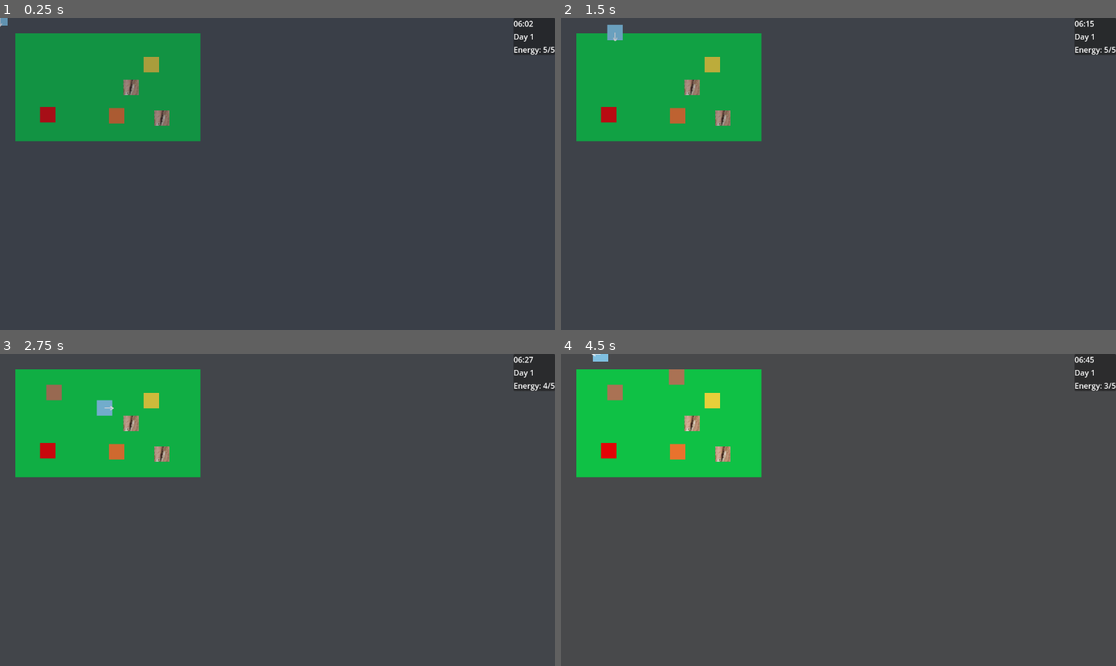
Above: before the commit, frames 1-4 (two rows, left to right).
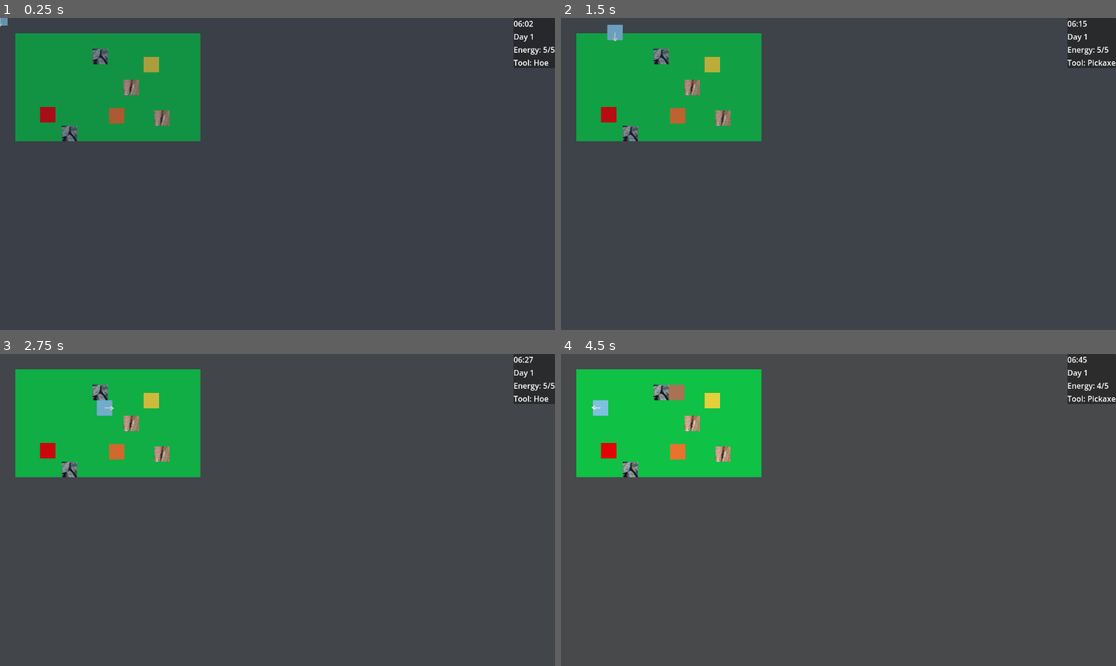
Above: after the commit, the same moments.

Repository: Elias-Fariz/agri-cultured
Game: Godot game, scene res://tscn/Farm.tscn
Two runs of this game, one before a commit and one after it. Both use one fixed random seed, a clock stepped at 60 frames per second and the inputs below.
Inputs:
- Up to frame 1 (0.25 s): no input
- Up to frame 2 (1.5 s): tap Enter at 0.5 s; hold D (move_right) 0.53-1.28 s; hold Space (tool) 0.53-1.28 s; tap Q (tool_next, bound only after the commit) at 0.8, 1.35 s; hold S (move_down) from 1.28 s (still down)
- Up to frame 3 (2.75 s): tap Space (tool) at 1.55 s; release S (move_down) at 2.03 s; hold D (move_right) from 2.03 s (still down); hold E (interact) from 2.03 s (still down); tap Q (tool_next, bound only after the commit) at 2.3 s
- Up to frame 4 (4.5 s): release D (move_right) at 2.78 s; release E (interact) at 2.78 s; hold W (move_up) 2.78-3.53 s; tap P (plant_seed) at 2.85 s; tap Space (tool) at 3.05 s; hold Space (tool) 3.53-4.28 s; hold A (move_left) from 3.53 s (still down); tap Q (tool_next, bound only after the commit) at 3.8, 4.35 s

The runs differ from the first frame. In frame 1, 0.6% of the frame differs, in the area x 11-100%, y 9-40%; in frame 2, 0.9%; in frame 3, 0.7%; in frame 4, 1.6%, in the area x 5-100%, y 0-40%.

Commit message:
rocks, tools, and saving
created second destructible rocks and general dictionary to add more later, different tools that can only break certain blocks, and saving the world so that changes made will persist through scene transitions

Diff:
--- a/project.godot
+++ b/project.godot
@@ -62,3 +62,8 @@
 "events": [Object(InputEventKey,"resource_local_to_scene":false,"resource_name":"","device":-1,"window_id":0,"alt_press …(192 unchanged characters)…
 ]
 }
+tool_next={
+"deadzone": 0.2,
+"events": [Object(InputEventKey,"resource_local_to_scene":false,"resource_name":"","device":-1,"window_id":0,"alt_pressed":false,"shift_pressed":false,"ctrl_pressed":false,"meta_pressed":false,"pressed":false,"keycode":0,"physical_keycode":81,"key_label":0,"unicode":113,"location":0,"echo":false,"script":null)
+]
+}
--- a/scripts/Farm.gd
+++ b/scripts/Farm.gd
@@ -14,10 +14,6 @@
 # Tree tileset info in Objects TileMap (tree.png atlas)
 @export var tree_source_id: int = 0        # likely 0 inside Objects TileMap
 @export var tree_coords: Vector2i = Vector2i(0, 0)
-
-# Chop settings
-@export var chops_to_fell: int = 3
-var tree_chops: Dictionary = {}  # { Vector2i: int }
 
 # --- Crop system ---
 @export var crops_source_id: int = 1  # IMPORTANT: set this to crops.png source ID in the Objects TileSet
@@ -38,12 +34,85 @@
 var crop_state: Dictionary = {}
 # --- Crop system ---
 
+# --- Destructibles (Objects TileMap) ---
+# Each destructible is defined by: source_id + atlas_coords -> behavior
+# hits: how many tool uses to destroy
+# drop: what goes into inventory
+var destructible_defs := {
+	"tree": {
+		"source_id": 0,
+		"atlas": Vector2i(0, 0),
+		"hits": 3,
+		"drop": "Wood",
+		"tool": GameState.ToolType.AXE,
+	},
+	"rock": {
+		"source_id": 2,
+		"atlas": Vector2i(0, 0),
+		"hits": 2,
+		"drop": "Stone",
+		"tool": GameState.ToolType.PICKAXE,
+	},
+}
+# Chop settings
+@export var chops_to_fell: int = 3
+var destructible_hits: Dictionary = {} # { Vector2i: int }
+# --- Destructibles ---
+
 func _ready() -> void:
+	_load_farm_state()
 	TimeManager.day_changed.connect(_on_day_changed)
 
 func _on_day_changed(_day: int) -> void:
 	_advance_all_crops_one_day()
 
+func _load_farm_state() -> void:
+	var map := GameState.get_map_state("Farm")
+
+	# -------- FIRST RUN: capture the painted world as the baseline --------
+	if not bool(map.get("has_initialized", false)):
+		print("Farm state not initialized yet. Capturing baseline from painted scene...")
+
+		# Capture whatever is currently painted in the scene
+		map["ground"] = {}
+		_save_tilemap_non_default(ground, map["ground"])
+
+		map["objects"] = {}
+		_save_tilemap_non_default(objects, map["objects"])
+
+		# Crop state starts empty unless you already planted some before saving
+		map["crops"] = {}
+		map["hits"] = {}
+
+		map["has_initialized"] = true
+
+		# Also ensure our runtime dictionaries start clean
+		crop_state.clear()
+		destructible_hits.clear()
+
+		print("Baseline captured. Ground:", map["ground"].size(), " Objects:", map["objects"].size())
+		return
+
+	# -------- NORMAL LOAD: clear and rebuild from saved state --------
+	ground.clear_layer(0)
+	objects.clear_layer(0)
+
+	_load_tilemap_from_dict(ground, map["ground"])
+	_load_tilemap_from_dict(objects, map["objects"])
+
+	# Restore crop_state dictionary
+	crop_state.clear()
+	for key in map["crops"].keys():
+		var cell := GameState.key_to_cell(key)
+		crop_state[cell] = map["crops"][key]
+
+	# Restore partial hits
+	destructible_hits.clear()
+	for key in map["hits"].keys():
+		var cell := GameState.key_to_cell(key)
+		destructible_hits[cell] = int(map["hits"][key])
+
+	print("Loaded Farm state. Ground:", map["ground"].size(), " Objects:", map["objects"].size(), " Crops:", map["crops"].size(), " Hits:", map["hits"].size())
 
 func _unhandled_input(event: InputEvent) -> void:
 	if event.is_action_pressed("tool"):
@@ -64,16 +133,27 @@
 	var step := Vector2i(int(player.facing.x), int(player.facing.y))
 	var target_cell := player_cell + step
 
-	# 1) Trees/rocks first
-	if _cell_has_tree(target_cell):
+	var dkey := _get_destructible_key_at(target_cell)
+	if dkey != "":
+		var def: Dictionary = destructible_defs[dkey]
+		var required_tool := int(def["tool"])
+
+		if int(GameState.current_tool) != required_tool:
+			print("Wrong tool! Need ", dkey, " tool.")
+			return
+
 		if not GameState.spend_energy(GameState.tool_action_cost):
-			print("No energy to chop!")
-			return
-		_chop_tree(target_cell)
+			print("No energy to use tools!")
+			return
+
+		_hit_destructible(target_cell, dkey)
 		return
 
 	# 2) Harvest ripe crops
 	if _is_crop_ripe(target_cell):
+		if GameState.current_tool != GameState.ToolType.HOE:
+			print("Need Hoe to harvest.")
+			return
 		if not GameState.spend_energy(GameState.tool_action_cost):
 			print("No energy to harvest!")
 			return
@@ -82,12 +162,49 @@
 
 	# 3) Otherwise till
 	if _can_till_ground(target_cell):
+		if GameState.current_tool != GameState.ToolType.HOE:
+			print("Need Hoe to till.")
+			return
 		if not GameState.spend_energy(GameState.tool_action_cost):
 			print("No energy to till!")
 			return
 		_try_till_ground(target_cell)
+		return
+
 	else:
 		print("Nothing to do here.")
+
+func _get_destructible_key_at(cell: Vector2i) -> String:
+	var src := objects.get_cell_source_id(0, cell)
+	if src == -1:
+		return ""
+
+	var atlas := objects.get_cell_atlas_coords(0, cell)
+
+	for key in destructible_defs.keys():
+		var def: Dictionary = destructible_defs[key]
+		if int(def["source_id"]) == src and Vector2i(def["atlas"]) == atlas:
+			return String(key)
+
+	return ""
+
+func _hit_destructible(cell: Vector2i, key: String) -> void:
+	var def: Dictionary = destructible_defs[key]
+	var needed: int = int(def["hits"])
+
+	var current := int(destructible_hits.get(cell, 0)) + 1
+	destructible_hits[cell] = current
+
+	print("Hit ", key, " ", current, "/", needed, " at ", cell)
+
+	if current >= needed:
+		objects.erase_cell(0, cell)
+		destructible_hits.erase(cell)
+
+		var drop := String(def["drop"])
+		GameState.add_item(drop)
+
+		print(key, " destroyed at ", cell, " -> +1 ", drop)
 
 func _try_plant_crop(crop_name: String) -> void:
 	if GameState.is_gameplay_locked():
@@ -169,25 +286,6 @@
 		objects.set_cell(0, cell, crops_source_id, stages[next_stage])
 		print(crop_name, " grew to stage ", next_stage, " at ", cell)
 
-func _cell_has_tree(cell: Vector2i) -> bool:
-	# Objects TileMap uses the same cell coordinates if both TileMaps share tile size/origin
-	var src := objects.get_cell_source_id(0, cell)
-	if src != tree_source_id:
-		return false
-	var atlas := objects.get_cell_atlas_coords(0, cell)
-	return atlas == tree_coords
-
-func _chop_tree(cell: Vector2i) -> void:
-	var current := int(tree_chops.get(cell, 0)) + 1
-	tree_chops[cell] = current
-	print("Chop ", current, "/", chops_to_fell, " at ", cell)
-
-	if current >= chops_to_fell:
-		objects.erase_cell(0, cell)  # remove tree ONLY from Objects TileMap
-		tree_chops.erase(cell)
-		GameState.add_item("Wood")
-		print("Tree felled at ", cell)
-
 func _try_till_ground(cell: Vector2i) -> void:
 	var src := ground.get_cell_source_id(0, cell)
 	var atlas := ground.get_cell_atlas_coords(0, cell)
@@ -235,3 +333,49 @@
 	GameState.add_item(item)
 
 	print("Harvested ", crop_name, " at ", cell, " -> +1 ", item)
+
+func _exit_tree() -> void:
+	_save_farm_state()
+
+func _save_farm_state() -> void:
+	var map := GameState.get_map_state("Farm")
+
+	# Save tilled cells (only save non-default tiles)
+	map["ground"] = {}
+	_save_tilemap_non_default(ground, map["ground"])
+
+	# Save objects placed (trees/rocks/crops tiles etc.)
+	map["objects"] = {}
+	_save_tilemap_non_default(objects, map["objects"])
+
+	# Save crop growth state (your dictionary)
+	map["crops"] = {}
+	for cell in crop_state.keys():
+		var key := GameState.cell_to_key(cell)
+		map["crops"][key] = crop_state[cell]
+
+	# Save partial hits on destructibles (so half-mined rocks persist)
+	map["hits"] = {}
+	for cell in destructible_hits.keys():
+		var key := GameState.cell_to_key(cell)
+		map["hits"][key] = int(destructible_hits[cell])
+
+	print("Saved Farm state. Ground:", map["ground"].size(), " Objects:", map["objects"].size(), " Crops:", map["crops"].size())
+
+func _save_tilemap_non_default(tilemap: TileMap, out_dict: Dictionary) -> void:
+	var used_cells := tilemap.get_used_cells(0)
+	for cell in used_cells:
+		var src := tilemap.get_cell_source_id(0, cell)
+		if src == -1:
+			continue
+		var atlas := tilemap.get_cell_atlas_coords(0, cell)
+		# Store source + atlas for each used cell
+		out_dict[GameState.cell_to_key(cell)] = { "src": src, "atlas": atlas }
+
+func _load_tilemap_from_dict(tilemap: TileMap, data: Dictionary) -> void:
+	for key in data.keys():
+		var cell := GameState.key_to_cell(key)
+		var entry: Dictionary = data[key]
+		var src := int(entry["src"])
+		var atlas := Vector2i(entry["atlas"])
+		tilemap.set_cell(0, cell, src, atlas)
--- a/scripts/GameState.gd
+++ b/scripts/GameState.gd
@@ -1,5 +1,11 @@
 # GameState.gd
 extends Node
+
+enum ToolType { AXE, PICKAXE, HOE }
+const TOOL_COUNT := 3
+
+@export var starting_tool: ToolType = ToolType.HOE
+var current_tool: ToolType = ToolType.HOE
 
 # ----------------------------
 # Inventory (already working)
@@ -19,8 +25,26 @@
 var energy: int = 5  # will be set on _ready
 var exhausted: bool = false
 
+# ----------------------------
+# World State (runtime persistence across scenes)
+# ----------------------------
+var world_state: Dictionary = {}
+# Example:
+# world_state["Farm"] = { ...data... }
+
 func _ready() -> void:
 	reset_energy()
+	current_tool = starting_tool
+
+func cycle_tool_next() -> void:
+	current_tool = (int(current_tool) + 1) % TOOL_COUNT
+
+func get_tool_name() -> String:
+	match current_tool:
+		ToolType.AXE: return "Axe"
+		ToolType.PICKAXE: return "Pickaxe"
+		ToolType.HOE: return "Hoe"
+	return "?"
 
 func reset_energy() -> void:
 	energy = max_energy
@@ -40,6 +64,24 @@
 		energy = 0
 		exhausted = true
 	return true
+
+func get_map_state(map_name: String) -> Dictionary:
+	if not world_state.has(map_name):
+		world_state[map_name] = {
+			"has_initialized": false,
+			"ground": {},   # cell_key -> tile info
+			"objects": {},  # cell_key -> tile info
+			"crops": {},    # cell_key -> crop info
+			"hits": {}
+		}
+	return world_state[map_name]
+
+func cell_to_key(cell: Vector2i) -> String:
+	return "%d,%d" % [cell.x, cell.y]
+
+func key_to_cell(key: String) -> Vector2i:
+	var parts := key.split(",")
+	return Vector2i(int(parts[0]), int(parts[1]))
 
 # ----------------------------
 # Gameplay Lock (UI / Dialogue / Quests)
--- a/scripts/HUD.gd
+++ b/scripts/HUD.gd
@@ -8,6 +8,8 @@
 @onready var warning_label: Label = $TopRightPanel/VBoxContainer/WarningLabel
 
 @export var low_energy_threshold_ratio: float = 0.2
+
+@onready var tool_label: Label = $TopRightPanel/VBoxContainer/ToolLabel
 
 
 func _ready() -> void:
@@ -20,6 +22,7 @@
 func _process(_delta: float) -> void:
 	# Simple approach: update every frame so it always reflects energy changes
 	energy_label.text = "Energy: %d/%d" % [GameState.energy, GameState.max_energy]
+	tool_label.text = "Tool: %s" % GameState.get_tool_name()
 
 	var ratio := 0.0
 	if GameState.max_energy > 0:
--- a/scripts/Player.gd
+++ b/scripts/Player.gd
@@ -58,6 +58,10 @@
 		inventory_ui.toggle_ui()
 		return
 
+	if event.is_action_pressed("tool_next"):
+		GameState.cycle_tool_next()
+		print("Selected tool:", GameState.get_tool_name())
+
 
 func _update_sensor_position() -> void:
 	# Keep sensor one "step" in front of the player
--- a/tscn/Farm.tscn
+++ b/tscn/Farm.tscn
@@ -6,6 +6,7 @@
 [ext_resource type="PackedScene" uid="uid://dv7wem6ftpvdd" path="res://tscn/Player.tscn" id="3_vobxb"]
 [ext_resource type="Texture2D" uid="uid://b6q6p1rqkpdec" path="res://art/crops.png" id="4_stcfw"]
 [ext_resource type="PackedScene" uid="uid://d3xqpf5v6a8cl" path="res://tscn/Chest.tscn" id="5_2ywwf"]
+[ext_resource type="Texture2D" uid="uid://1d6ygtxnkroh" path="res://art/rock.PNG" id="5_3h77f"]
 [ext_resource type="Texture2D" uid="uid://bq8o1e8mbe7qm" path="res://art/door.PNG" id="6_mre8b"]
 [ext_resource type="Script" uid="uid://sh30tjkuwdh7" path="res://scripts/DoorToHouse.gd" id="7_d13le"]
 [ext_resource type="PackedScene" uid="uid://ci8kga43aovsx" path="res://ui/DayNightOverlay.tscn" id="8_2ywwf"]
@@ -37,11 +38,18 @@
 1:0/0 = 0
 2:0/0 = 0
 
+[sub_resource type="TileSetAtlasSource" id="TileSetAtlasSource_u8tsc"]
+texture = ExtResource("5_3h77f")
+texture_region_size = Vector2i(32, 32)
+0:0/0 = 0
+0:0/0/physics_layer_0/polygon_0/points = PackedVector2Array(-16, -16, 16, -16, 16, 16, -16, 16)
+
 [sub_resource type="TileSet" id="TileSet_2ywwf"]
 tile_size = Vector2i(32, 32)
 physics_layer_0/collision_layer = 1
 sources/0 = SubResource("TileSetAtlasSource_og6c6")
 sources/1 = SubResource("TileSetAtlasSource_b7ap2")
+sources/2 = SubResource("TileSetAtlasSource_u8tsc")
 
 [sub_resource type="RectangleShape2D" id="RectangleShape2D_og6c6"]
 
@@ -56,7 +64,7 @@
 [node name="Objects" type="TileMap" parent="."]
 tile_set = SubResource("TileSet_2ywwf")
 format = 2
-layer_0/tile_data = PackedInt32Array(393226, 0, 0, 262152, 0, 0)
+layer_0/tile_data = PackedInt32Array(393226, 0, 0, 262152, 0, 0, 458756, 2, 0, 131078, 2, 0)
 
 [node name="Player" parent="." instance=ExtResource("3_vobxb")]
 
--- a/ui/HUD.tscn
+++ b/ui/HUD.tscn
@@ -31,3 +31,7 @@
 [node name="WarningLabel" type="Label" parent="TopRightPanel/VBoxContainer"]
 layout_mode = 2
 text = "LOW ENERGY!"
+
+[node name="ToolLabel" type="Label" parent="TopRightPanel/VBoxContainer"]
+layout_mode = 2
+text = "Tool: Hoe"
Binary file added: art/rock.PNG
Not shown, added: art/rock.PNG.import
Not shown, changed: requirements.txt
Not shown: 1 places in tscn/Farm.tscn that only renumber resources
